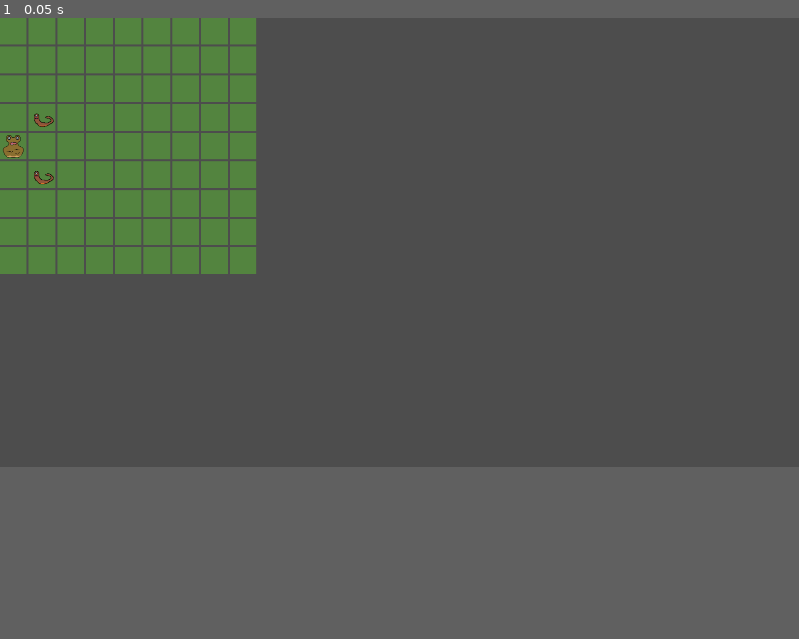
Above: before the commit, frame 1.
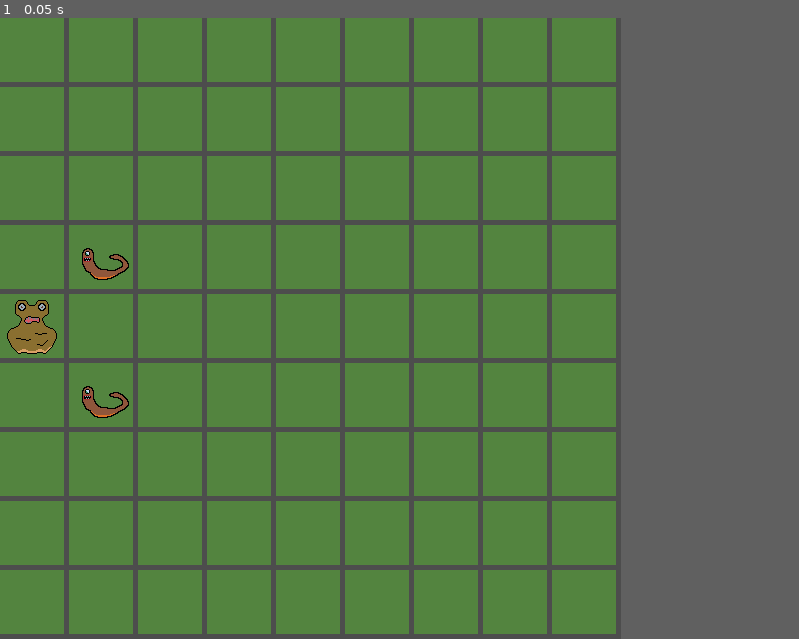
Above: after the commit, the same moment.

Repository: oakheartsoftware/game-grid-example
Game: Godot game, scene res://main.tscn
The game is run twice, just before and just after one commit, with the same random seed, the same clock (stepped at 60 frames per second) and the same inputs.
Inputs:
- Up to frame 1 (0.05 s): no input
In our replay, the window is 799x449 before the commit and 621x621 after it. These sizes can differ from the game's own. Grey fills any space a smaller window leaves; there, only what the larger window draws over its background counts as a difference.

The runs differ from the first frame. In frame 1, 43% of the frame differs, in the area x 0-78%, y 0-100%.

Commit message:
adding in web export

Diff:
--- a/project.godot
+++ b/project.godot
@@ -17,8 +17,8 @@
 
 [display]
 
-window/size/viewport_width=1920
-window/size/viewport_height=1080
+window/size/viewport_width=621
+window/size/viewport_height=621
 
 [rendering]
 
Not shown, added: export_presets.cfg
Not shown, changed: .gitignore
